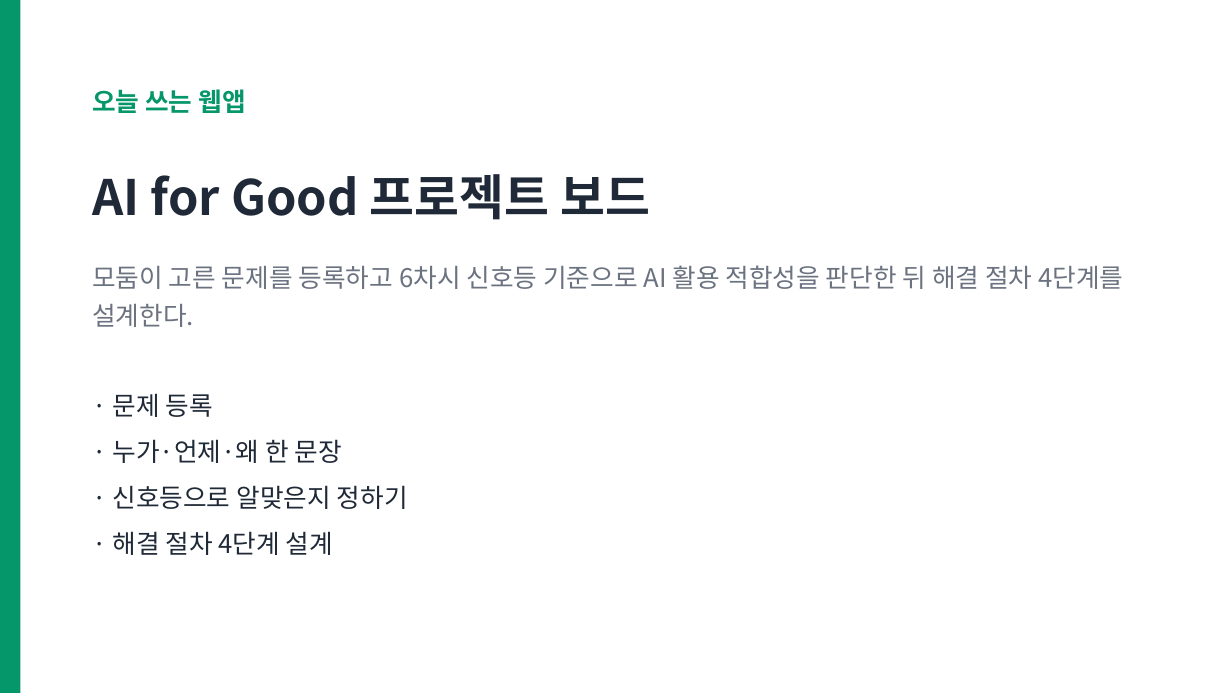
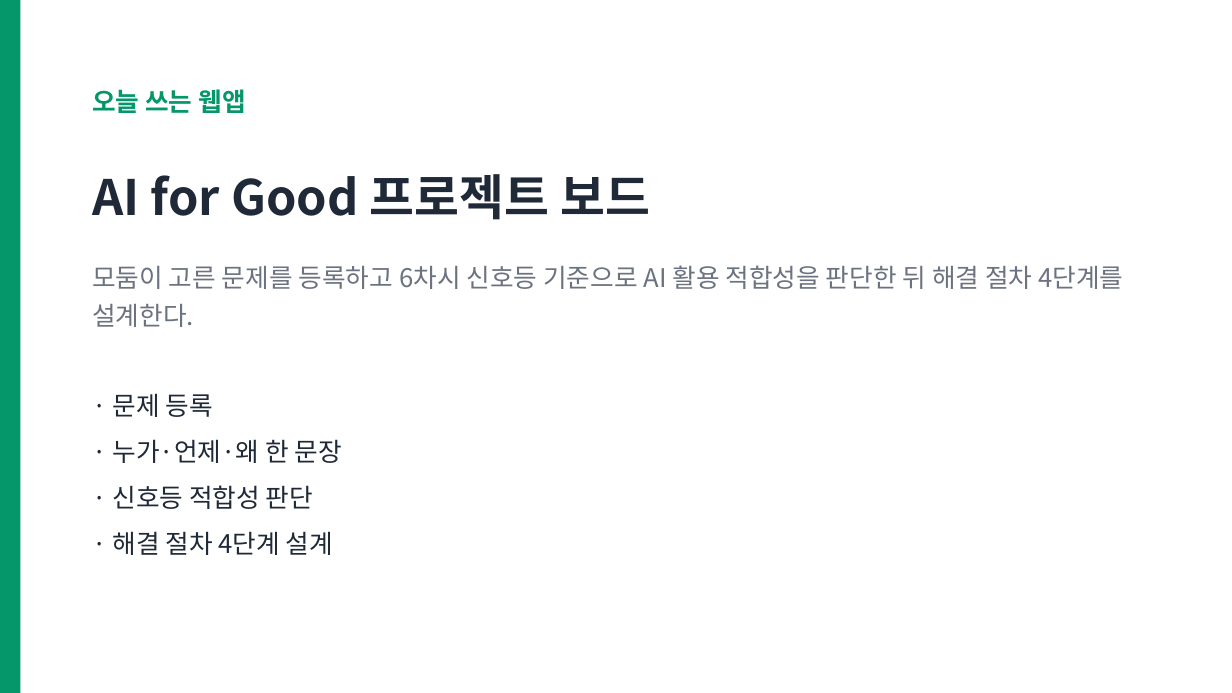
Before and after one commit to legoschool/wise-ai, a slide deck: slide 7 of files/WISE_L11_수업.pptx. Drawn at 1232x693 pixels with LibreOffice and Linux fonts; fonts in the diff are those of the drawing. Boxes give left, top, right and bottom in pixels: in the first picture for what was removed or moved away, otherwise in the second. Text is boxed around its words. In the diff, an @@ line names an element or a change of style, - is before the commit and + after.

```diff
--- a/files/WISE_L11_수업.pptx
+++ b/files/WISE_L11_수업.pptx
@@ text at [112,485,313,509]: text changed @@
-· 신호등으로 알맞은지 정하기
+· 신호등 적합성 판단
```
Also in this commit, not shown: 9 slides added, 35 other files.
